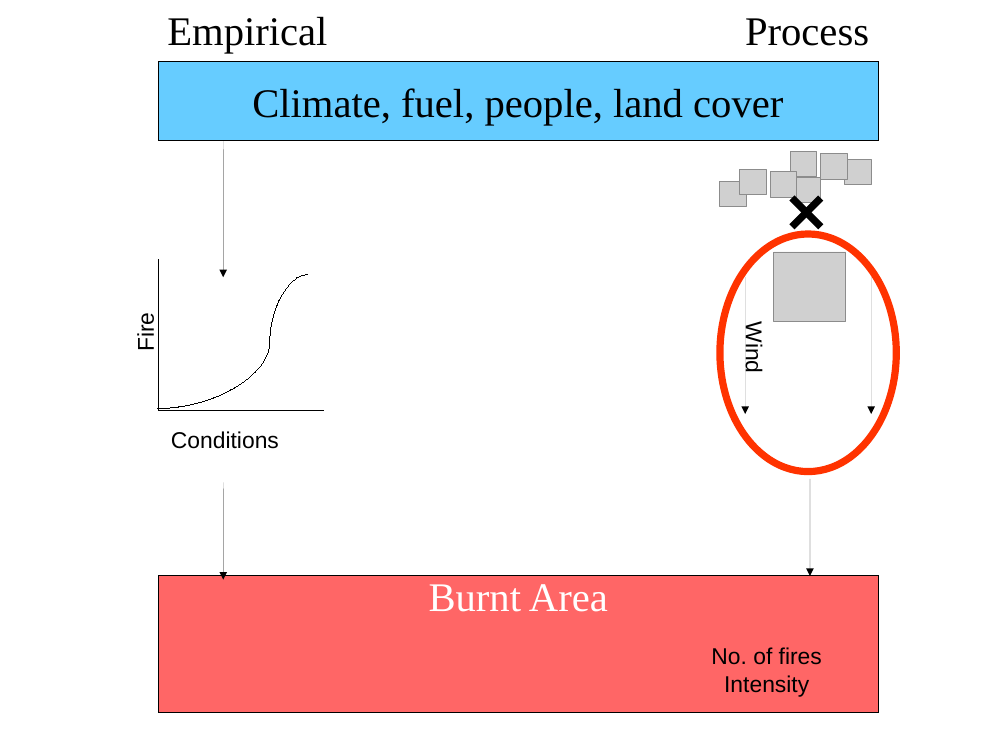
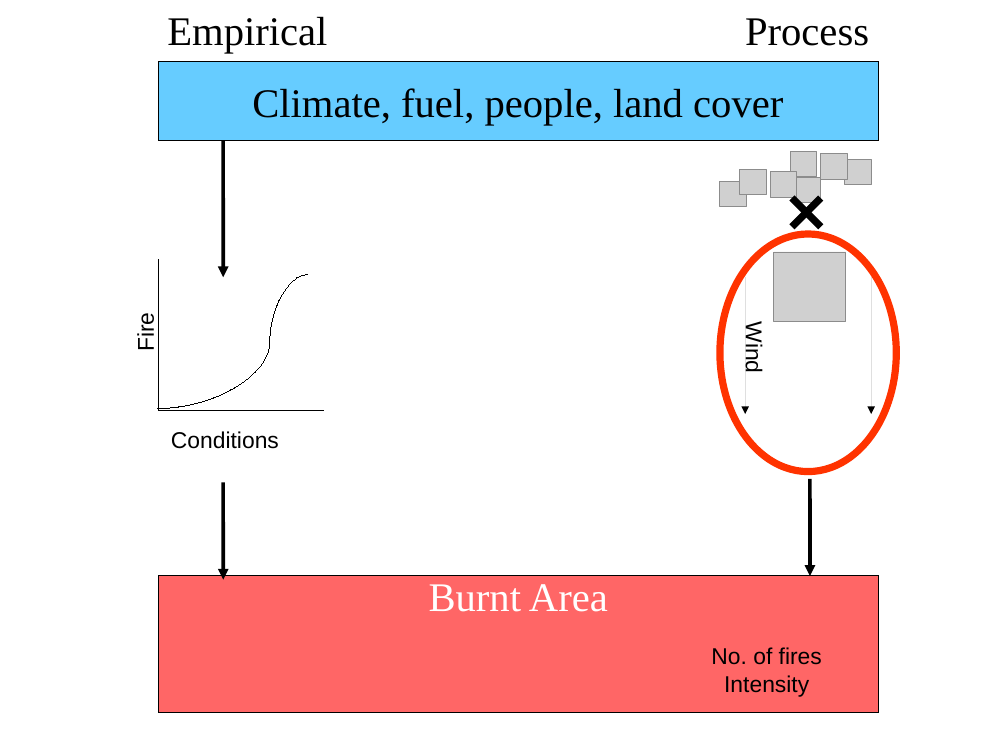
Before and after one commit to douglask3/fireMIPbenchmarking, a slide deck: slide 3 of docs/jules_pres/images/fireModelTypes/pp.odp. Drawn at 1008x756 pixels with LibreOffice and Linux fonts; fonts in the diff are those of the drawing; grey boxes stand for pictures. Boxes give left, top, right and bottom in pixels: in the first picture for what was removed or moved away, otherwise in the second. Text is boxed around its words. In the diff, an @@ line names an element or a change of style, - is before the commit and + after.

```diff
--- a/docs/jules_pres/images/fireModelTypes/pp.odp
+++ b/docs/jules_pres/images/fireModelTypes/pp.odp
@@ arrow (223, 141) - (223, 277): stroke #000000 0 pt to #000000 2.83 pt @@
@@ arrow (810, 479) - (810, 576): stroke #000000 0 pt to #000000 2.83 pt @@
@@ arrow (223, 483) - (223, 580): stroke #000000 0 pt to #000000 2.83 pt @@
```
Also in this commit, not shown: 1 other slide changed.
